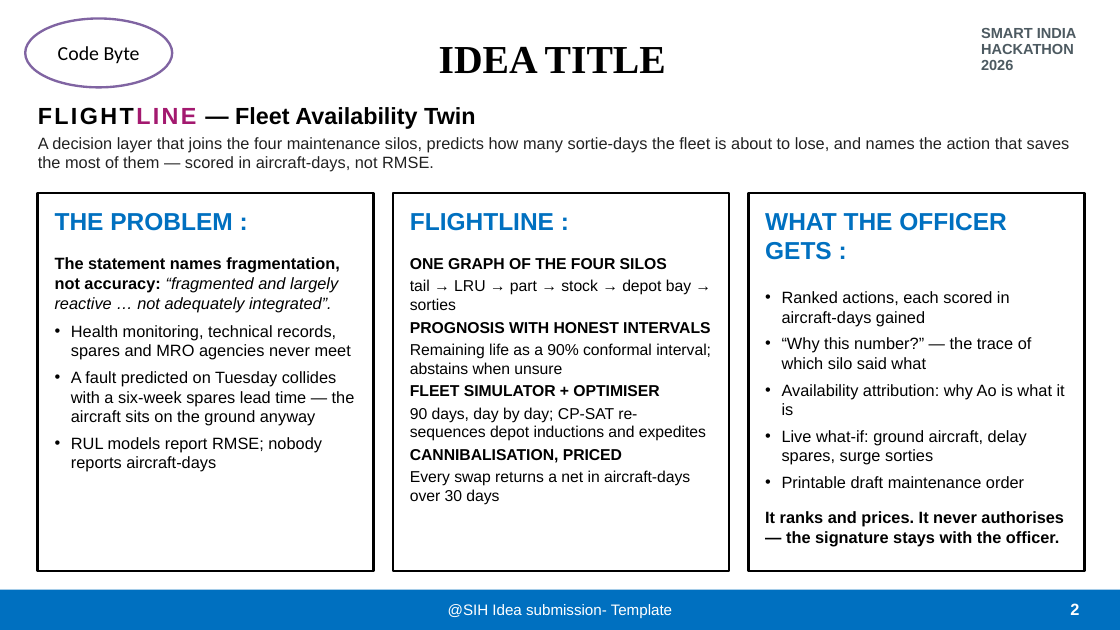
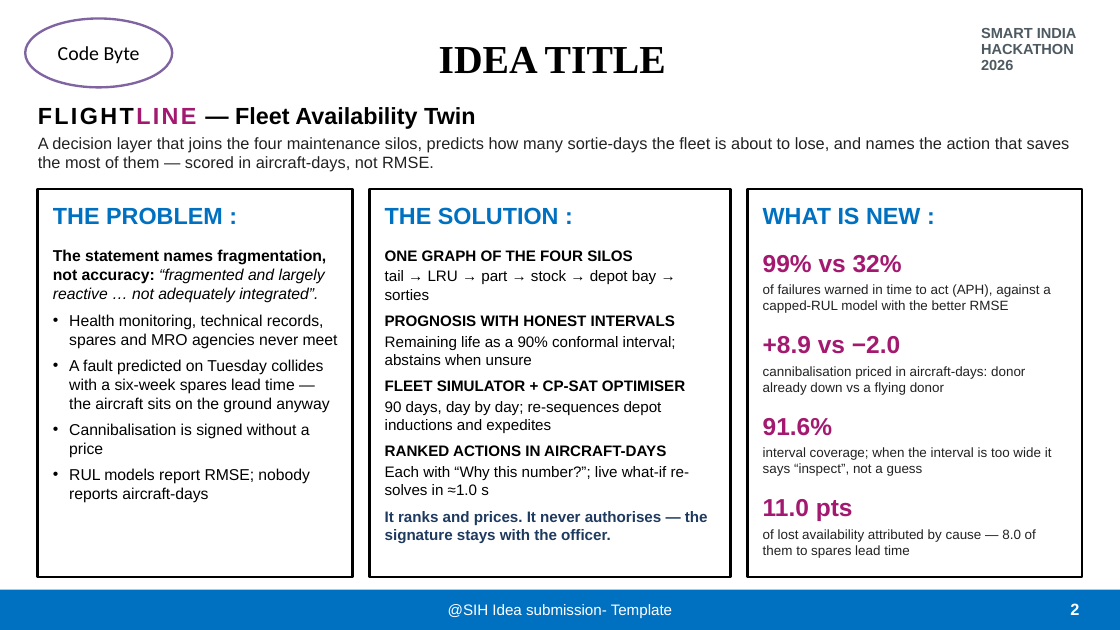
Before and after one commit to MarcussRico/flightline, a slide deck: slide 2 of deck/FLIGHTLINE_SIH26249.pptx. Drawn at 1120x630 pixels with LibreOffice and Linux fonts; fonts in the diff are those of the drawing; background and template pictures are left out. Boxes give left, top, right and bottom in pixels: in the first picture for what was removed or moved away, otherwise in the second. Text is boxed around its words. In the diff, an @@ line names an element or a change of style, - is before the commit and + after.

```diff
--- a/deck/FLIGHTLINE_SIH26249.pptx
+++ b/deck/FLIGHTLINE_SIH26249.pptx
@@ rectangle resized from (x1=38, y1=193, x2=374, y2=571) to (x1=38, y1=189, x2=353, y2=577) @@
@@ text "THE PROBLEM :" at (x1=53, y1=207, x2=223, y2=225): size 21 to 20 pt @@
@@ rectangle resized from (x1=393, y1=193, x2=729, y2=571) to (x1=370, y1=189, x2=731, y2=577) @@
@@ text at (x1=385, y1=207, x2=559, y2=225): text changed; size 21 to 20 pt @@
-FLIGHTLINE :
+THE SOLUTION :
@@ rectangle resized from (x1=749, y1=193, x2=1085, y2=571) to (x1=748, y1=189, x2=1082, y2=577) @@
@@ text at (x1=763, y1=207, x2=920, y2=225): text changed; size 21 to 20 pt @@
-WHAT THE OFFICER GETS :
+WHAT IS NEW :
@@ text at (x1=53, y1=249, x2=338, y2=503): size 14 to 13.5 pt in "The statement names fragmentation, not accuracy: “fragmented ...", "Health monitoring, technical records, spares and MRO ...", "A fault predicted on Tuesday collides with ...", "RUL models report RMSE; nobody reports aircraft-days" @@
@@ text "The statement names fragmentation, not ..." moved from (x1=55, y1=257, x2=355, y2=472) to (x1=53, y1=249, x2=338, y2=503) @@
@@ text at (x1=385, y1=250, x2=676, y2=365): size 13.5 to 13 pt in "ONE GRAPH OF THE FOUR SILOS", "tail → LRU → part → stock ...", "PROGNOSIS WITH HONEST INTERVALS", "Remaining life as a 90% conformal interval; ..."; less space between paragraphs; more space between paragraphs @@
@@ text "ONE GRAPH OF THE FOUR ..." moved from (x1=410, y1=258, x2=711, y2=505) to (x1=385, y1=250, x2=708, y2=543) @@
@@ text added at (x1=763, y1=255, x2=902, y2=273), 21 pt, text #A3196F, bold @@
+99% vs 32%
@@ text added at (x1=763, y1=284, x2=1050, y2=313), 11.5 pt, text #222222 @@
+of failures warned in time to act (APH), against a capped-RUL model with the better RMSE
@@ text removed at (x1=765, y1=291, x2=1065, y2=546) @@
-• Ranked actions, each scored in aircraft-days gained
-• “Why this number?” — the trace of which silo said what
-• Availability attribution: why Ao is what it is
-• Live what-if: ground aircraft, delay spares, surge sorties
-• Printable draft maintenance order
-It ranks and prices. It never authorises — the signature stays with the officer.
@@ text added at (x1=763, y1=336, x2=900, y2=354), 21 pt, text #A3196F, bold @@
++8.9 vs −2.0
@@ text at (x1=385, y1=380, x2=708, y2=543): text changed; size 13.5 to 13 pt; bold on @@
-FLEET SIMULATOR + OPTIMISER
-90 days, day by day; CP-SAT re-sequences depot inductions and expedites
-CANNIBALISATION, PRICED
-Every swap returns a net in aircraft-days over 30 days
+FLEET SIMULATOR + CP-SAT OPTIMISER
+90 days, day by day; re-sequences depot inductions and expedites
+RANKED ACTIONS IN AIRCRAFT-DAYS
+Each with “Why this number?”; live what-if re-solves in ≈1.0 s
+It ranks and prices. It never authorises — the signature stays with the officer.
@@ text added at (x1=763, y1=366, x2=1025, y2=395), 11.5 pt, text #222222 @@
+cannibalisation priced in aircraft-days: donor already down vs a flying donor
@@ text added at (x1=763, y1=418, x2=832, y2=436), 21 pt, text #A3196F, bold @@
+91.6%
@@ text at (x1=69, y1=423, x2=310, y2=458): paragraph added @@
+• Cannibalisation is signed without a price
@@ text added at (x1=763, y1=447, x2=1052, y2=476), 11.5 pt, text #222222 @@
+interval coverage; when the interval is too wide it says “inspect”, not a guess
@@ text added at (x1=763, y1=499, x2=853, y2=521), 21 pt, text #A3196F, bold @@
+11.0 pts
@@ text added at (x1=763, y1=529, x2=1036, y2=558), 11.5 pt, text #222222 @@
+of lost availability attributed by cause — 8.0 of them to spares lead time
```
Also in this commit, not shown: 3 other slides changed, 2 slides added, 6 slides removed, 3 other files.
